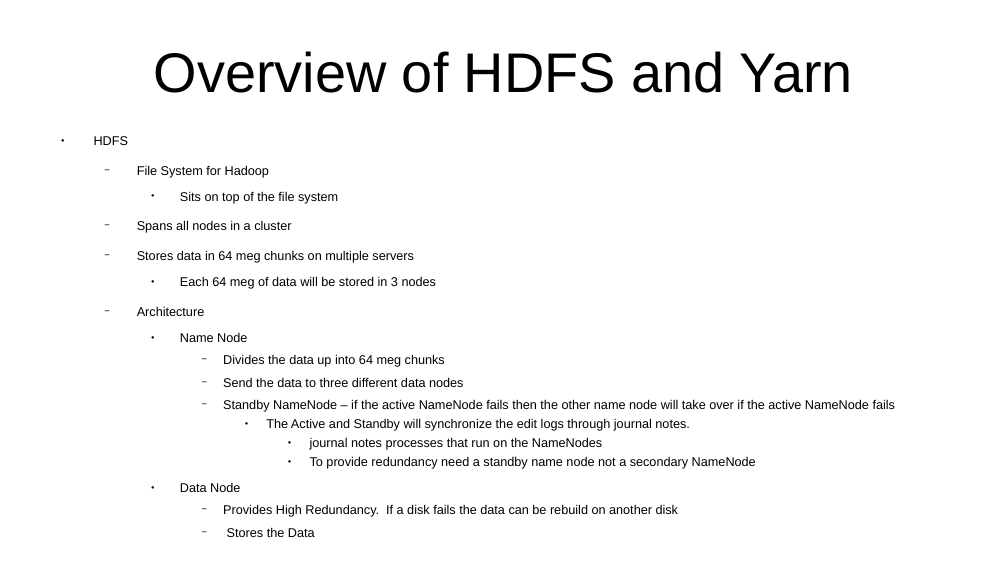
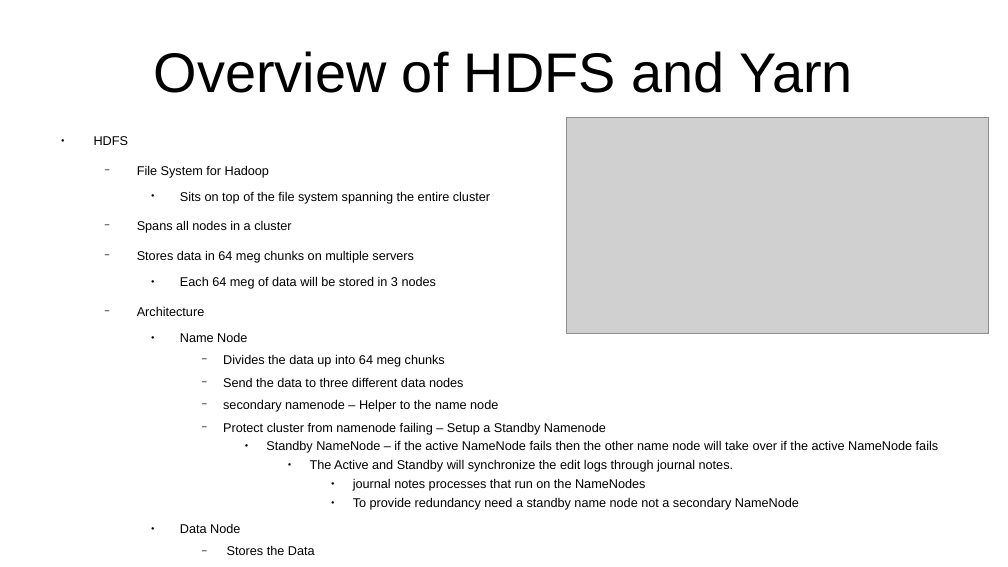
Before and after one commit to CharlesStockman/notesFromCourses, a slide deck: slide 3 of dataScience/Learning Hadoop 2.odp. Drawn at 1008x567 pixels with LibreOffice and Linux fonts; fonts in the diff are those of the drawing; grey boxes stand for pictures. Boxes give left, top, right and bottom in pixels: in the first picture for what was removed or moved away, otherwise in the second. Text is boxed around its words. In the diff, an @@ line names an element or a change of style, - is before the commit and + after.

```diff
--- a/dataScience/Learning Hadoop 2.odp
+++ b/dataScience/Learning Hadoop 2.odp
@@ picture added at (567,117,989,334) @@
@@ text at (180,191,490,204): text changed @@
-    ● Sits on top of the file system
+    ● Sits on top of the file system spanning the entire cluster
@@ text at (223,399,606,435): paragraphs added @@
+      − secondary namenode – Helper to the name node
+      − Protect cluster from namenode failing – Setup a Standby Namenode
@@ text at (266,440,939,510): bullet − to ●; list level 4 to 5 in "Standby NameNode – if the ..."; list level 5 to 6 in "The Active and Standby will ..."; list level 6 to 7 in "journal notes processes that run ..."; list level 6 to 7 in "To provide redundancy need a ..." @@
@@ text at (223,504,679,517): paragraph removed @@
-      − Provides High Redundancy. If a disk fails the data can be rebuild on another disk
```
Also in this commit, not shown: 7 other slides changed, 15 other files.
